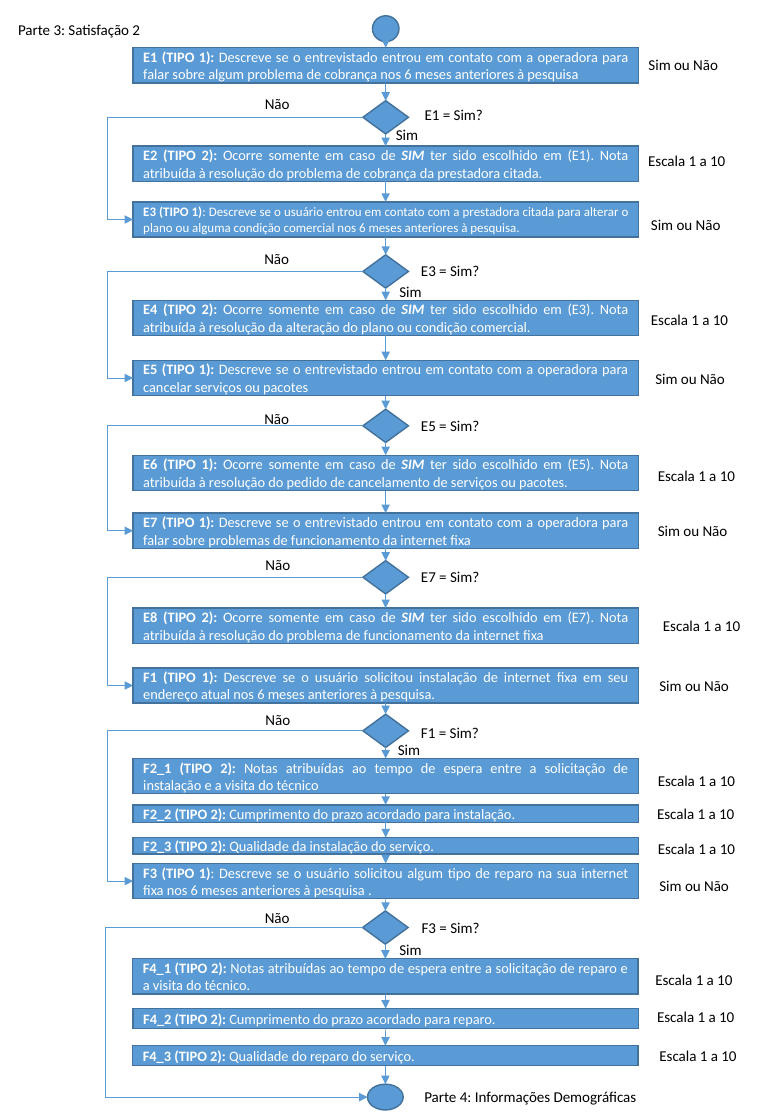
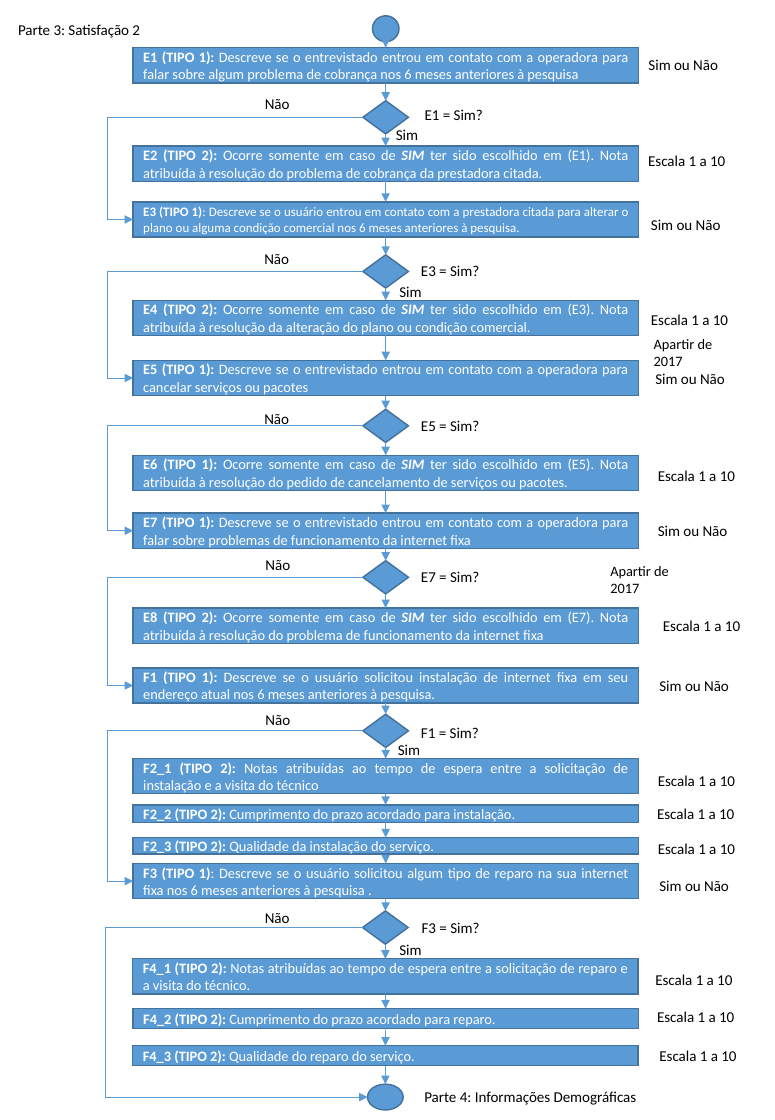
Before and after one commit to mrelero/machine-learning-anatel-database, a slide deck: slide 3 of Fluxo_Pesquisa.pptx. Drawn at 775x1120 pixels with LibreOffice and Linux fonts; fonts in the diff are those of the drawing. Boxes give left, top, right and bottom in pixels: in the first picture for what was removed or moved away, otherwise in the second. Text is boxed around its words. In the diff, an @@ line names an element or a change of style, - is before the commit and + after.

```diff
--- a/Fluxo_Pesquisa.pptx
+++ b/Fluxo_Pesquisa.pptx
@@ text added at box(654, 339, 713, 366), 10 pt, text #000000 @@
+Apartir de 2017
@@ text added at box(610, 566, 669, 593), 10 pt, text #000000 @@
+Apartir de 2017
```
Also in this commit, not shown: 4 other slides changed, 1 slide added, 1 other file.
